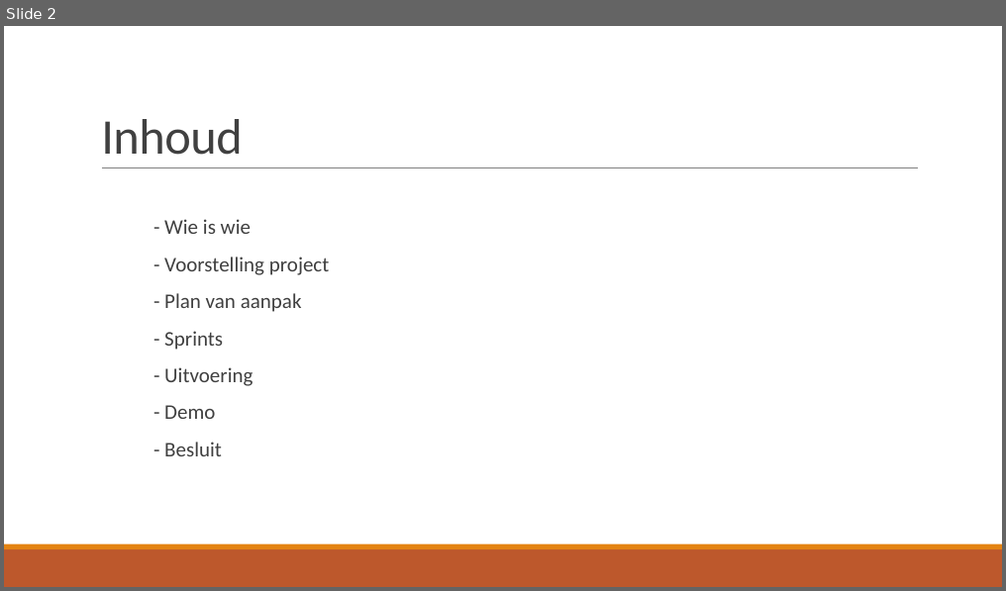
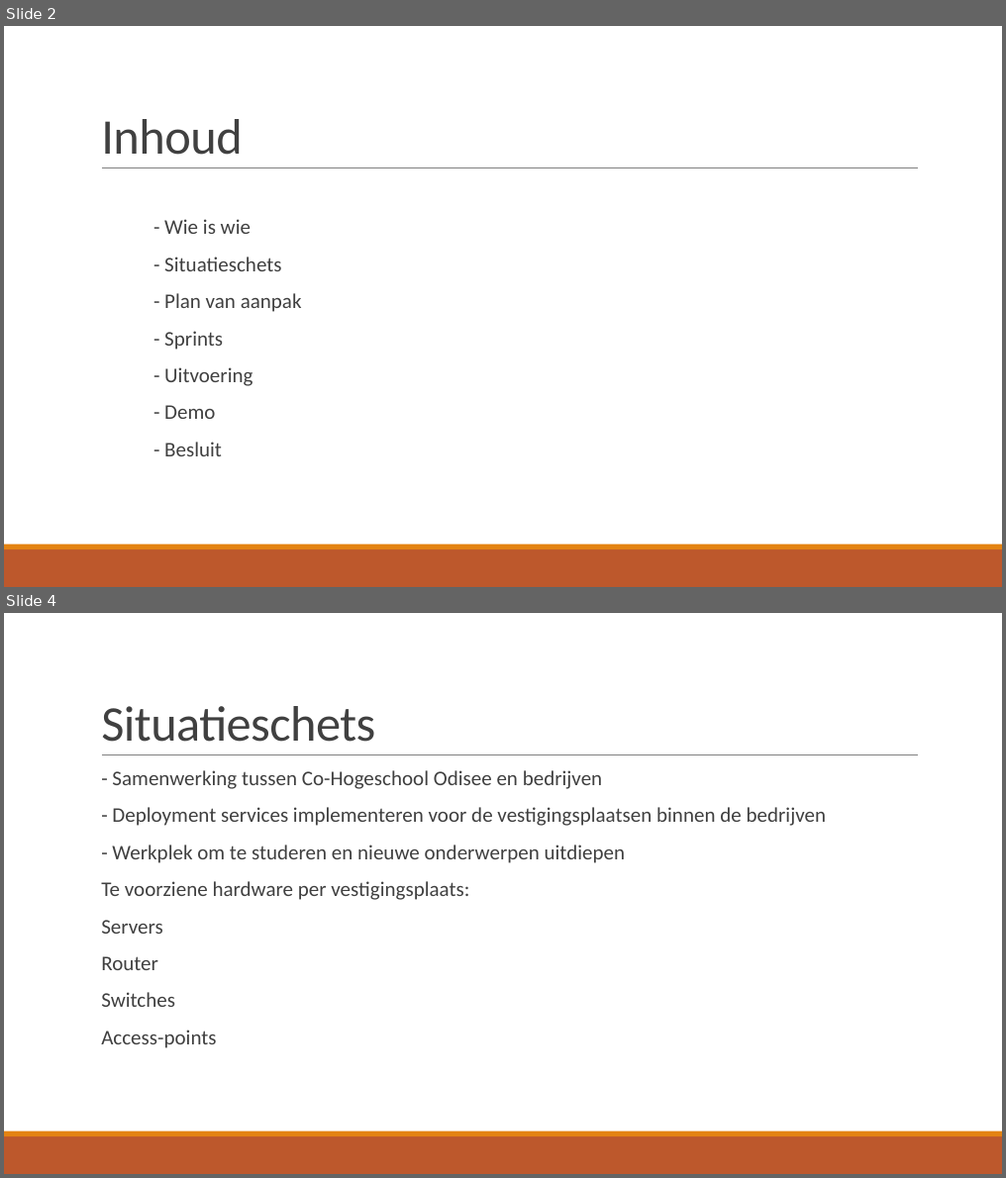
Before and after one commit to JouriTas/Projectwerk-IT-project, a slide deck: Scrum Artifacts/Sprint5/IT-Projectwerk 2022.pptx. Shown one above the other, each under a label of ours: slide 2 before the commit, slides 2 and 4 after it; the slides between them are not shown. The pictures are 1006x591 and 1006x1178 pixels, drawn with LibreOffice and Linux fonts; fonts in the diff are those of the drawing. Boxes give left, top, right and bottom in pixels: in the first picture for what was removed or moved away, otherwise in the second. Text is boxed around its words. In the diff, an @@ line names an element or a change of style, - is before the commit and + after.

```diff
--- a/Scrum Artifacts/Sprint5/IT-Projectwerk 2022.pptx
+++ b/Scrum Artifacts/Sprint5/IT-Projectwerk 2022.pptx
@@ slide 4 added at [4, 613, 1002, 1174], background #FFFFFF; not listed: 3 template elements that a slide beside it also shows @@
@@ title added at [101, 706, 375, 742], 48 pt, text #404040 @@
+Situatieschets
@@ text added at [101, 770, 827, 1049], 20 pt, text #404040 @@
+  - Samenwerking tussen Co-Hogeschool Odisee en bedrijven
+  - Deployment services implementeren voor de vestigingsplaatsen binnen de bedrijven
+  - Werkplek om te studeren en nieuwe onderwerpen uitdiepen
+  Te voorziene hardware per vestigingsplaats:
+  Servers
+  Router
+  Switches
+  Access-points
@@ slide 2 changed as well @@
@@ text at [164, 257, 281, 272]: text changed @@
-  - Voorstelling project
+  - Situatieschets
```
Also in this commit, not shown: 1 other slide changed, 7 other slides added, 1 slide removed.
